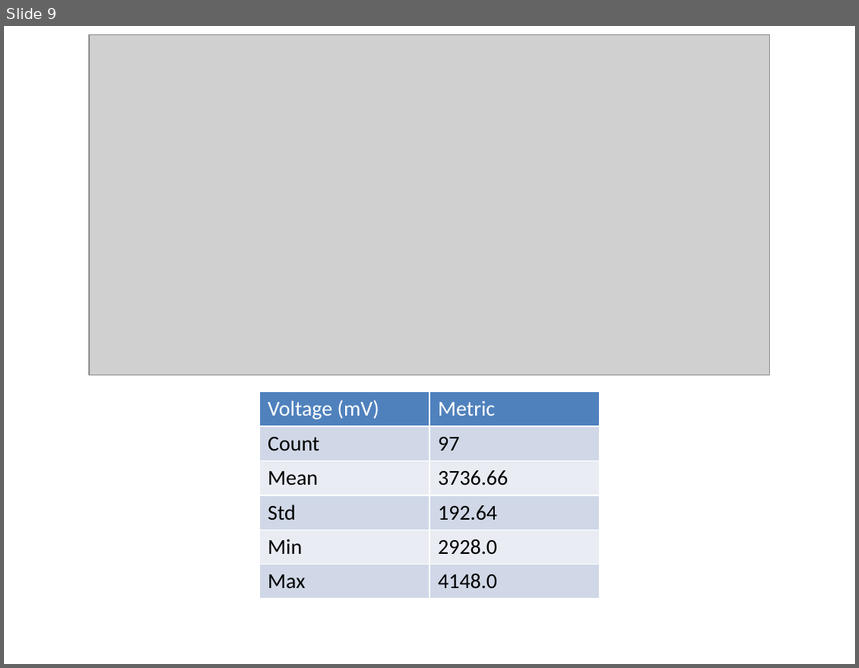
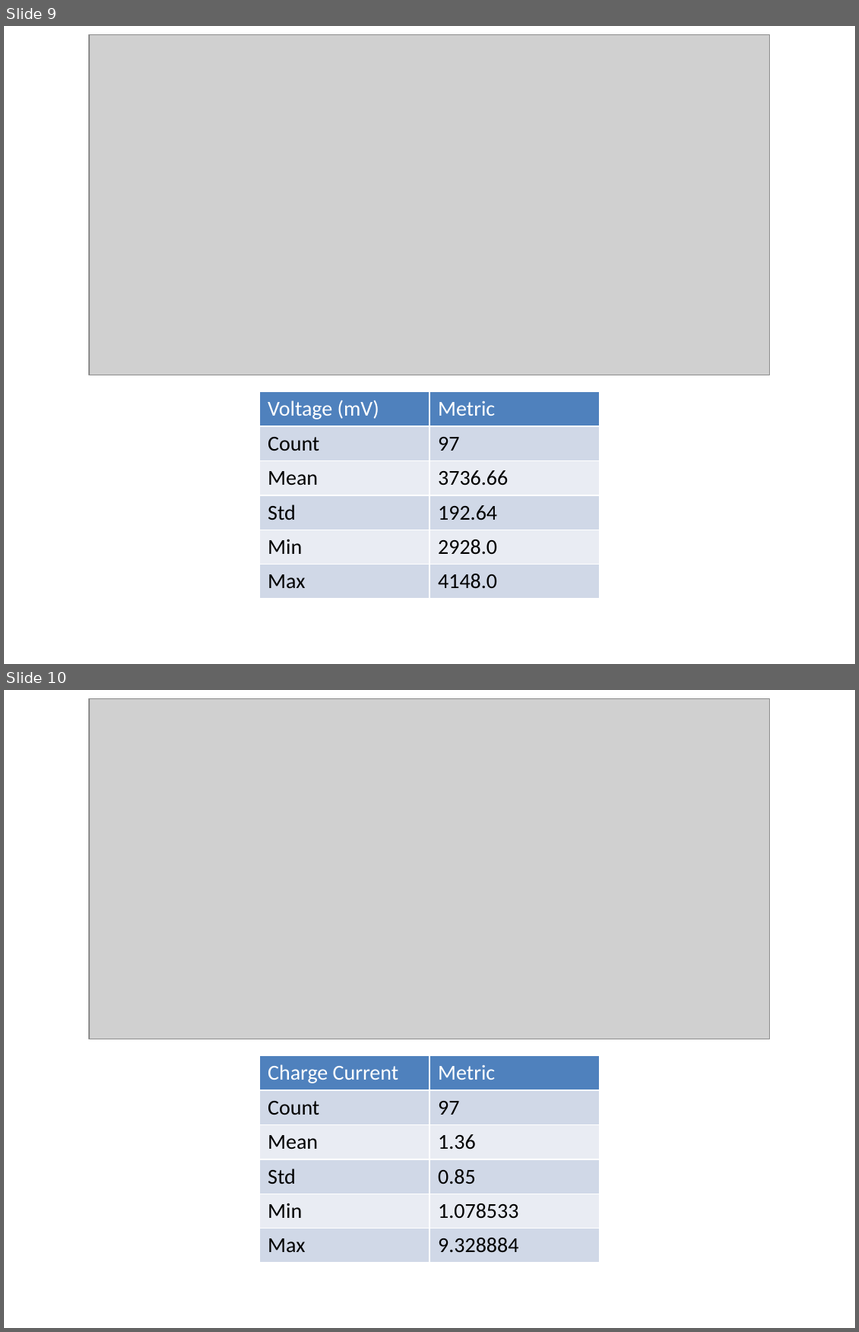
Before and after one commit to KTL1216/Tag-n-trac, a slide deck: QDM065 Test Log/charts.pptx. Shown one above the other, each under a label of ours: slide 9 before the commit, slides 9 and 10 after it. The pictures are 859x668 and 859x1332 pixels, drawn with LibreOffice and Linux fonts; fonts in the diff are those of the drawing; grey boxes stand for pictures. Boxes give left, top, right and bottom in pixels: in the first picture for what was removed or moved away, otherwise in the second. Text is boxed around its words. In the diff, an @@ line names an element or a change of style, - is before the commit and + after.

```diff
--- a/QDM065 Test Log/charts.pptx
+++ b/QDM065 Test Log/charts.pptx
@@ slide 10 added at box(4, 690, 855, 1328), background #FFFFFF @@
@@ picture added at box(89, 698, 770, 1039) @@
@@ table added at box(259, 1056, 600, 1256), 6 rows, 2 columns @@
+Charge Current | Metric
+Count | 97
+Mean | 1.36
+Std | 0.85
+Min | 1.078533
+Max | 9.328884
```
Also in this commit, not shown: 1 other slide added, 3 other files.
